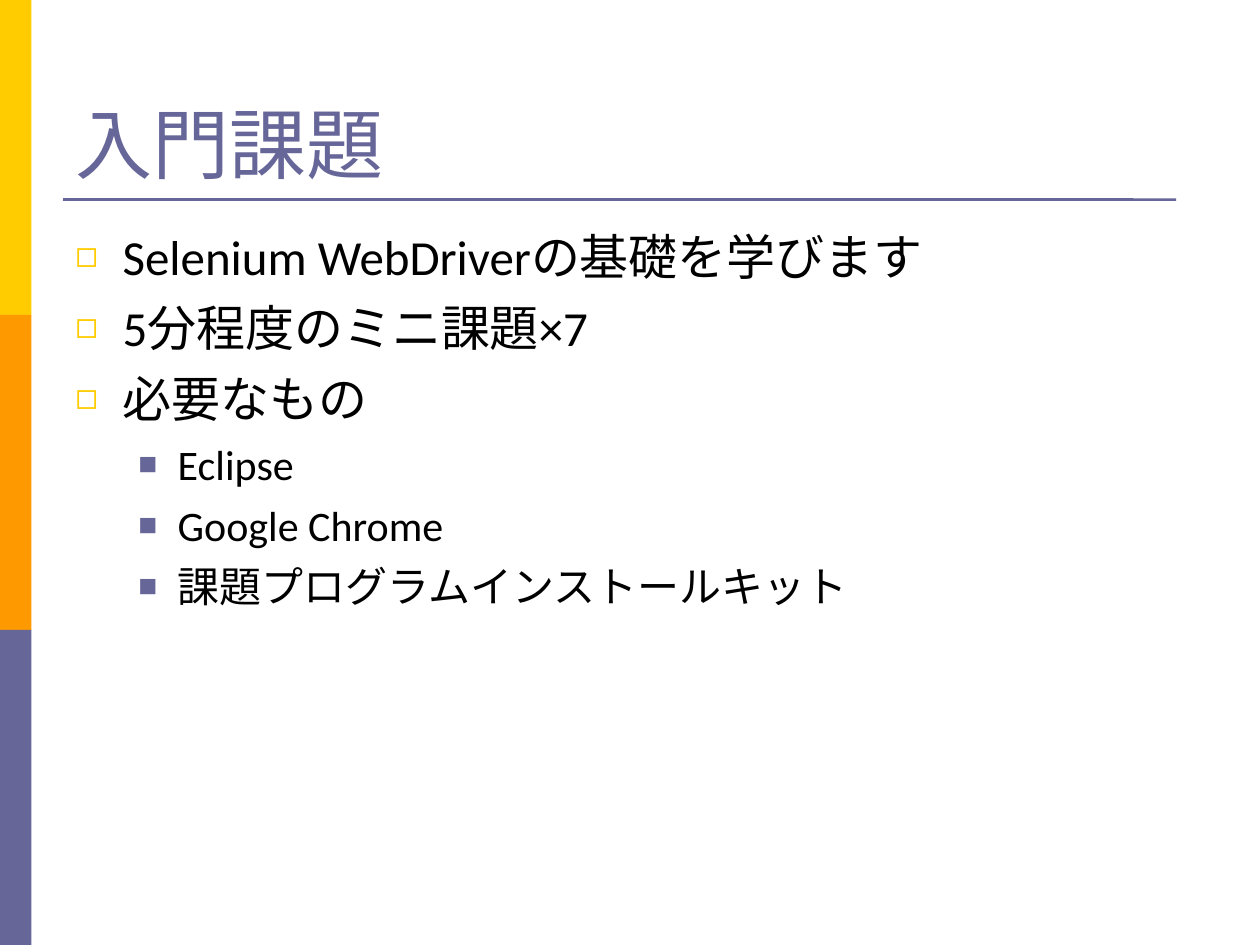
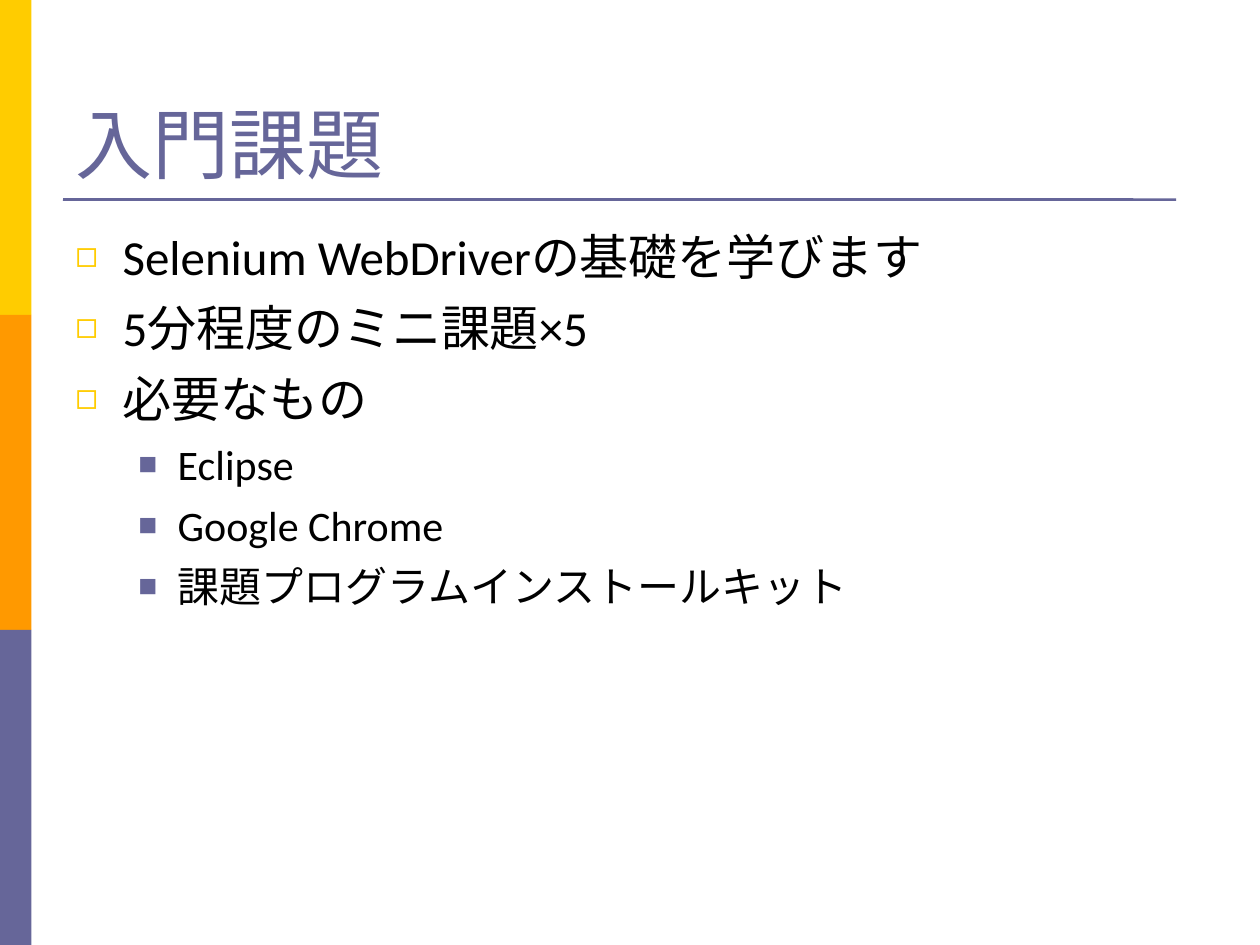
Before and after one commit to SoftwareTestAutomationResearch/STARHOTEL-Teaching-Materials-Simple, a slide deck: slide 11 of teacher/Slide.ppt (slide 9 before the commit). Drawn at 1260x945 pixels with LibreOffice and Linux fonts; fonts in the diff are those of the drawing. Boxes give left, top, right and bottom in pixels: in the first picture for what was removed or moved away, otherwise in the second. Text is boxed around its words. In the diff, an @@ line names an element or a change of style, - is before the commit and + after.

```diff
--- a/teacher/Slide.ppt
+++ b/teacher/Slide.ppt
@@ text at <box>123,306,588,350</box>: text changed @@
-◻ 5分程度のミニ課題×7
+◻ 5分程度のミニ課題×5
```
Also in this commit, not shown: 14 other slides changed, 3 slides added, 40 slides removed, 3 other files.
